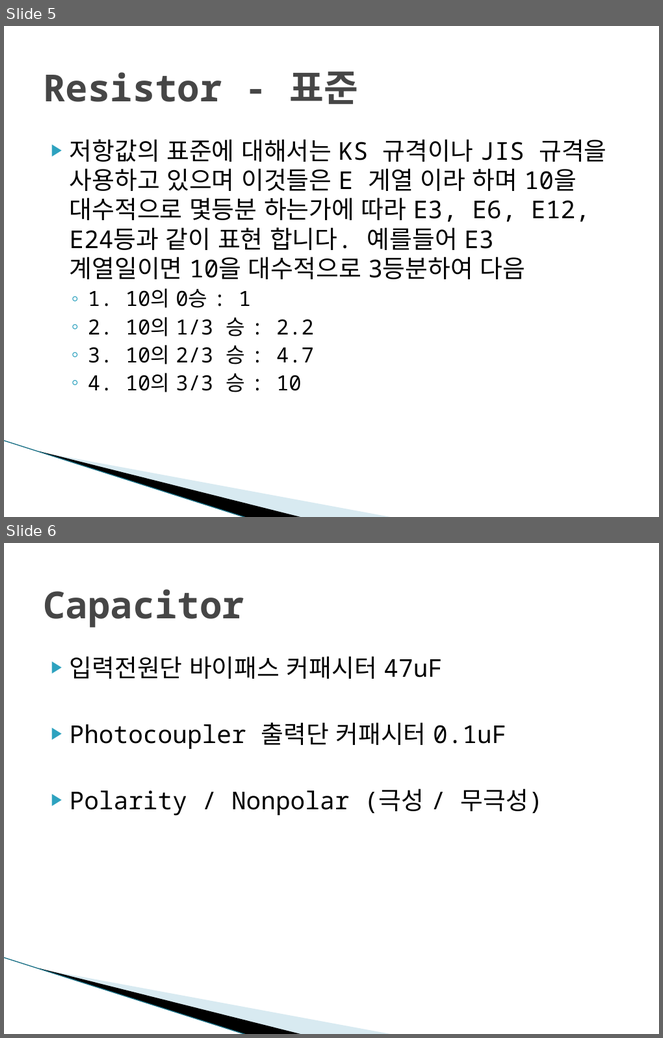
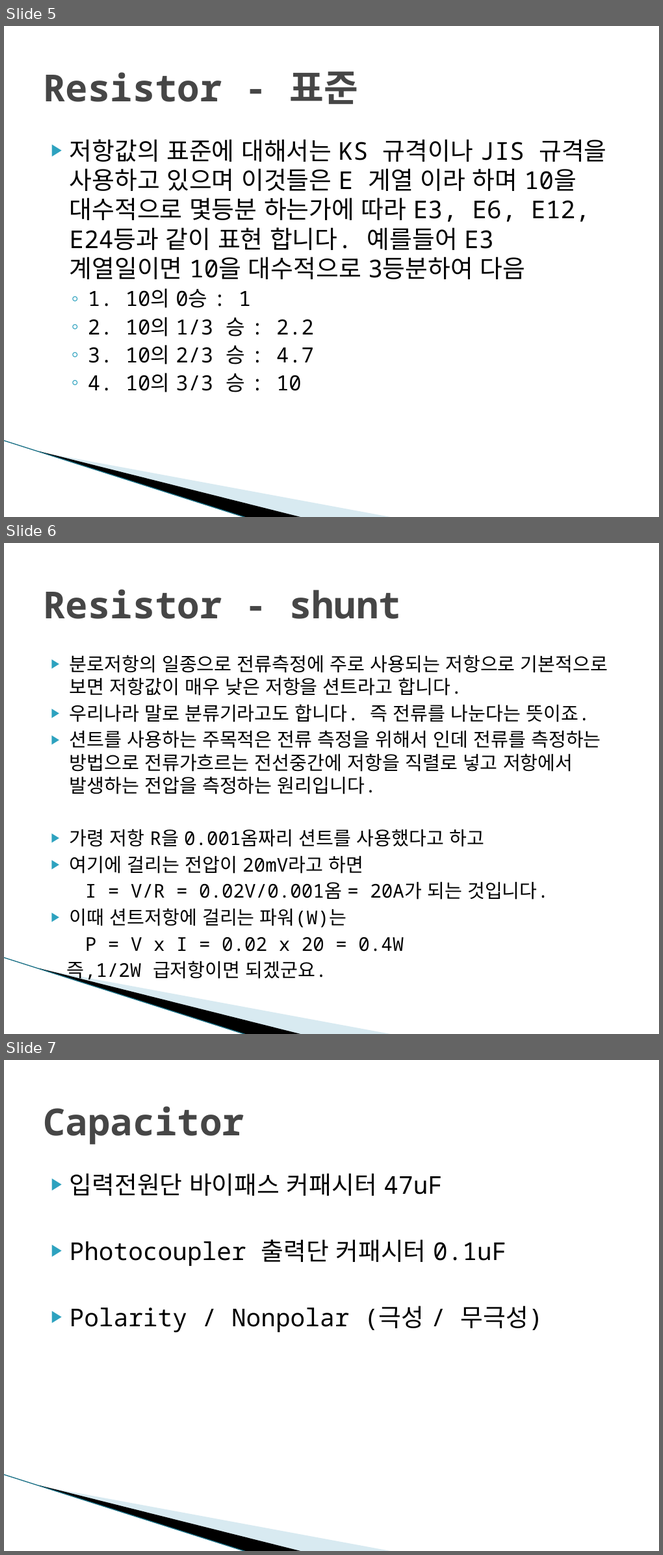
Before and after one commit to zerosaeng2/doc, a slide deck: EET. Presentation & Summary/회로설계.pptx. Shown one above the other, each under a label of ours: slides 5 and 6 before the commit, slides 5, 6 and 7 after it. The pictures are 663x1038 and 663x1555 pixels, drawn with LibreOffice and Linux fonts; fonts in the diff are those of the drawing; background and template pictures are left out. Boxes give left, top, right and bottom in pixels: in the first picture for what was removed or moved away, otherwise in the second. Text is boxed around its words. In the diff, an @@ line names an element or a change of style, - is before the commit and + after.

Commit message:
shunt 저항

```diff
--- a/EET. Presentation & Summary/회로설계.pptx
+++ b/EET. Presentation & Summary/회로설계.pptx
@@ slide 6 added at [4,543,659,1034], background #FFFFFF; not listed: 3 template elements that a slide beside it also shows @@
@@ title added at [43,589,401,619], 41 pt, text #464646, bold @@
+Resistor - shunt
@@ text added at [67,655,608,982], 20.9 pt, text #000000 @@
+▶ 분로저항의 일종으로 전류측정에 주로 사용되는 저항으로 기본적으로 보면 저항값이 매우 낮은 저항을 션트라고 합니다.
+▶ 우리나라 말로 분류기라고도 합니다. 즉 전류를 나눈다는 뜻이죠.
+▶ 션트를 사용하는 주목적은 전류 측정을 위해서 인데 전류를 측정하는 방법으로 전류가흐르는 전선중간에 저항을 직렬로 넣고 저항에서 발생하는 전압을 측정하는 원리입니다.
+▶ 가령 저항 R을 0.001옴짜리 션트를 사용했다고 하고
+▶ 여기에 걸리는 전압이 20mV라고 하면
+I = V/R = 0.02V/0.001옴 = 20A가 되는 것입니다.
+▶ 이때 션트저항에 걸리는 파워(W)는
+P = V x I = 0.02 x 20 = 0.4W
+즉,1/2W 급저항이면 되겠군요.
@@ what was slide 6 is now slide 7 @@
```
